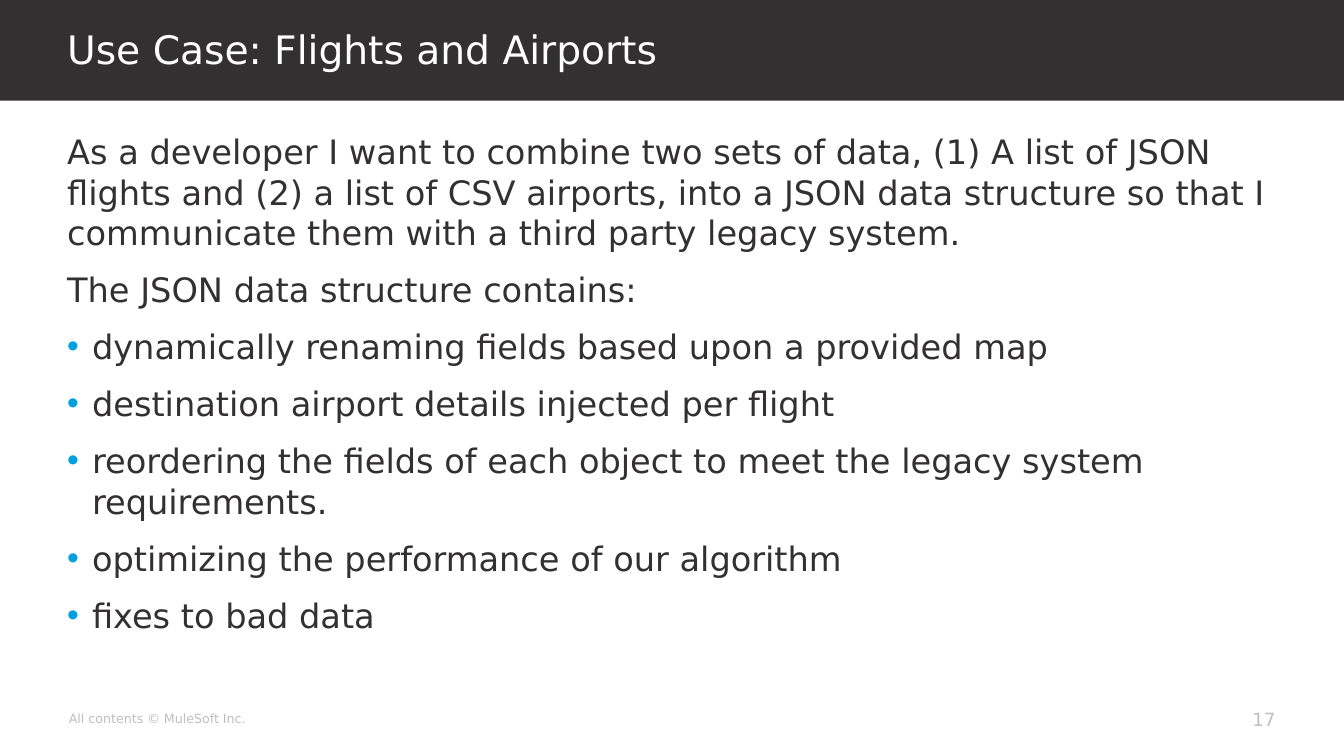
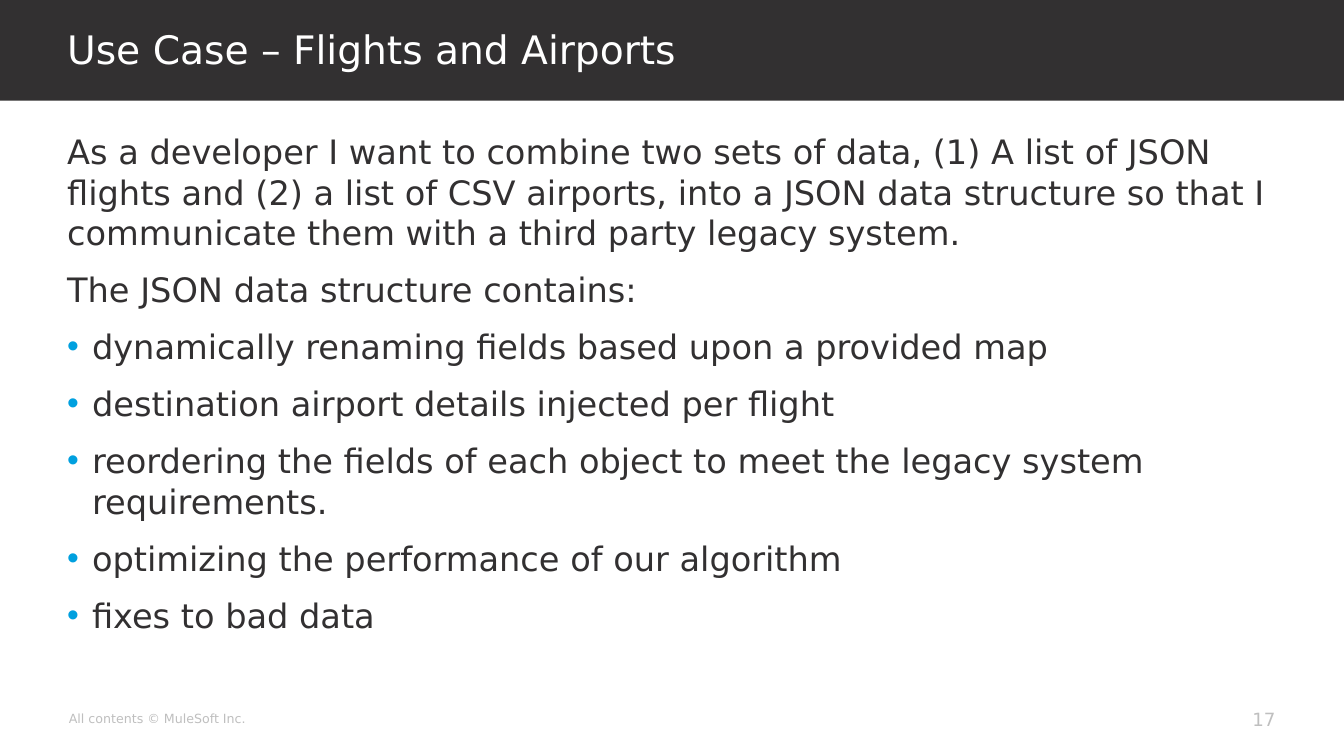
Before and after one commit to georgekwi/manual, a slide deck: slide 17 of slides/intro.pptx. Drawn at 1344x756 pixels with LibreOffice and Linux fonts; fonts in the diff are those of the drawing; background and template pictures are left out. Boxes give left, top, right and bottom in pixels: in the first picture for what was removed or moved away, otherwise in the second. Text is boxed around its words. In the diff, an @@ line names an element or a change of style, - is before the commit and + after.

```diff
--- a/slides/intro.pptx
+++ b/slides/intro.pptx
@@ title at (x1=67, y1=34, x2=675, y2=72): text changed @@
-Use Case: Flights and Airports
+Use Case – Flights and Airports
```
Also in this commit, not shown: 1 other slide changed, 2 other files.
